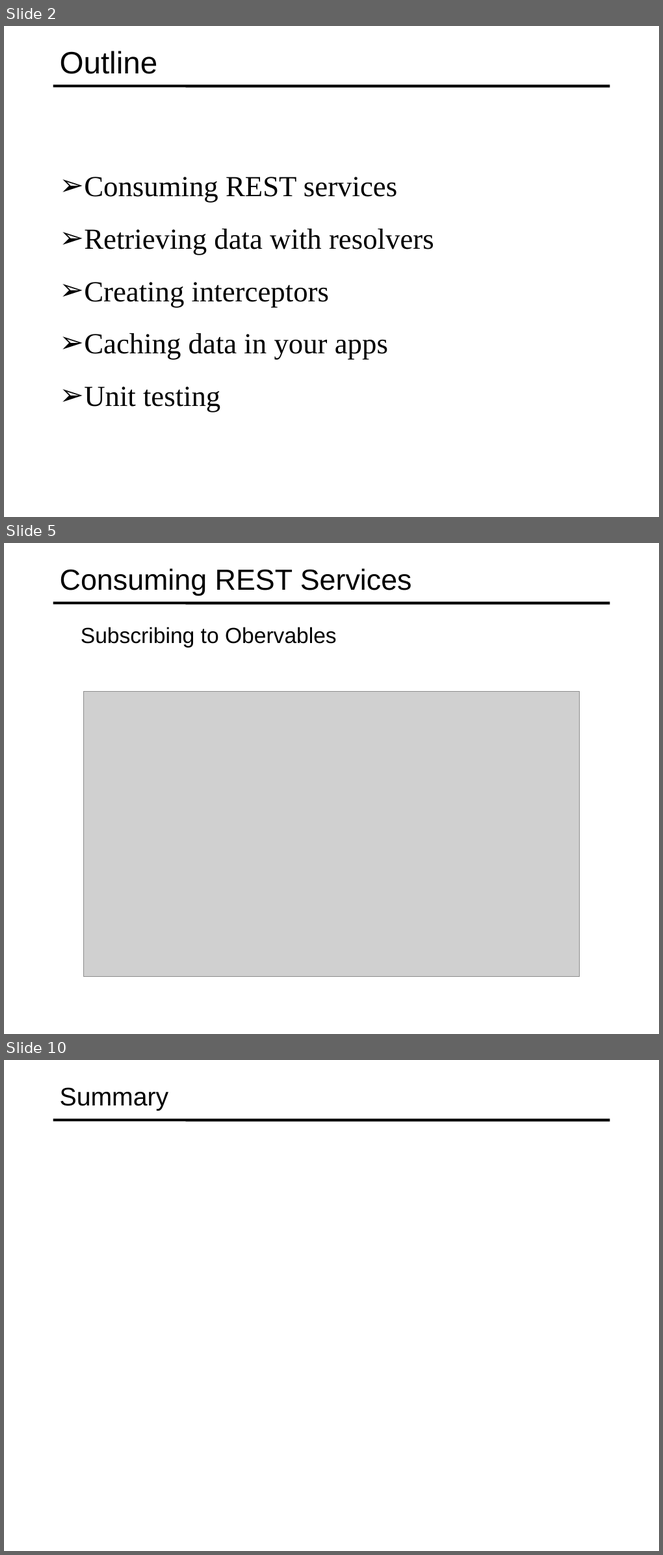
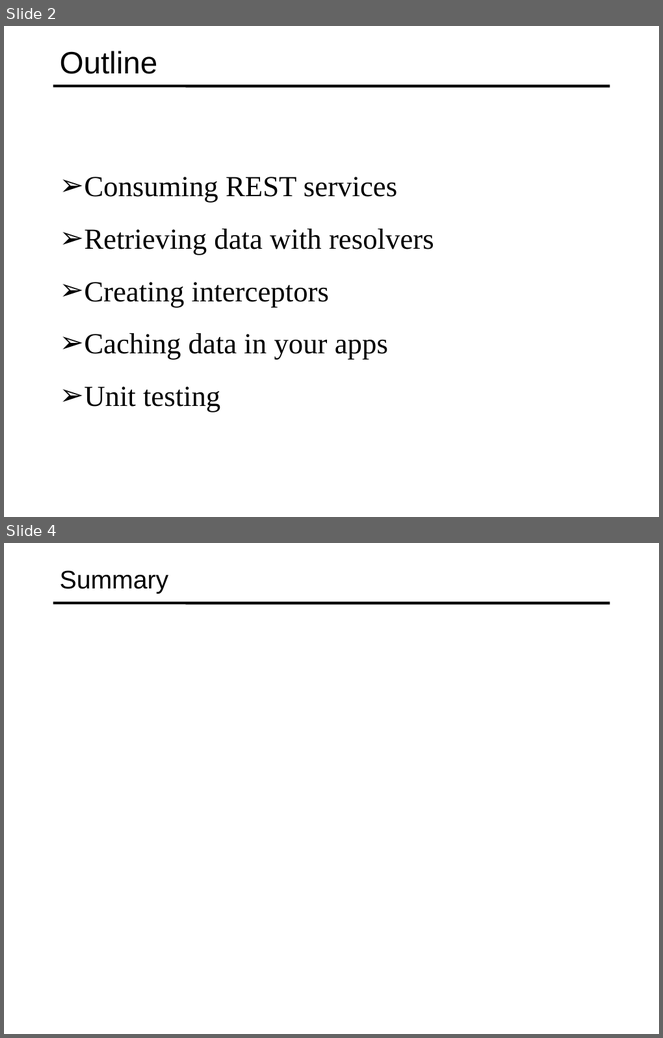
Before and after one commit to specter01wj/Jago_Link_Training, a slide deck: Angular/Angular12/Deep Dive/Angular HTTP Communication/2_Advanced HTTP Requests and Error Handling/L2_Advanced HTTP Requests and Error Handling.ppt. Shown one above the other, each under a label of ours: slides 2, 5 and 10 before the commit, slides 2 and 4 after it; the slides between them are not shown. The pictures are 663x1555 and 663x1038 pixels, drawn with LibreOffice and Linux fonts; fonts in the diff are those of the drawing; grey boxes stand for pictures. Boxes give left, top, right and bottom in pixels: in the first picture for what was removed or moved away, otherwise in the second. Text is boxed around its words. In the diff, an @@ line names an element or a change of style, - is before the commit and + after.

```diff
--- a/Angular/Angular12/Deep Dive/Angular HTTP Communication/2_Advanced HTTP Requests and Error Handling/L2_Advanced HTTP Requests and Error Handling.ppt
+++ b/Angular/Angular12/Deep Dive/Angular HTTP Communication/2_Advanced HTTP Requests and Error Handling/L2_Advanced HTTP Requests and Error Handling.ppt
@@ slide 5 removed at [4,543,659,1034], background #FFFFFF; not listed: 1 template element that a slide beside it also shows @@
@@ title removed at [60,568,412,596] @@
-Consuming REST Services
@@ text removed at [81,627,337,648] @@
-  Subscribing to Obervables
@@ picture removed at [83,691,579,977] @@
@@ what was slide 10 is now slide 4 @@
```
Also in this commit, not shown: 1 slide changed, 1 slide added, 6 other slides removed, 1 other file.
